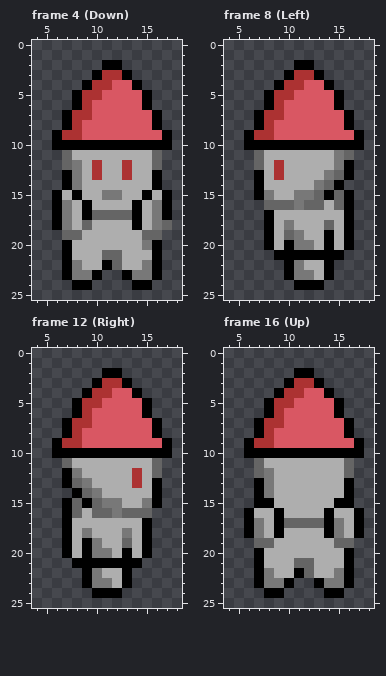
Pixel-art file: Dungeon-Crawler (Godot)/dungeonCrawlerAssets/mageClass.aseprite. Above is the file before it was changed.
24x30 pixels, 16 frames. Colours within 5 levels of each other are drawn and written as one. Shown: frame 4 (Down): x 4..18, y 0..25; frame 8 (Left): x 4..18, y 0..25; frame 12 (Right): x 4..18, y 0..25; frame 16 (Up): x 4..18, y 0..25.
Now the later version:
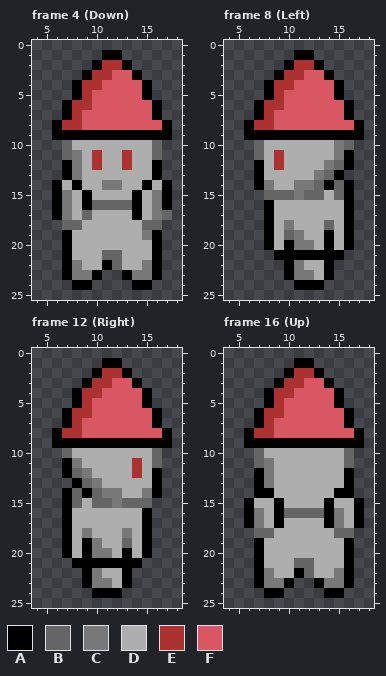
Palette (. is transparent): A #000000  B #656565  C #787878  D #aeaeae  E #ac3232  F #d95763
What changed:
Changed rows in their new state; - is an unchanged pixel.
Frame 4 (Down):
first column x 6:
 1 -----AA-----
 2 ----AEEA----
 3 ---AE-FFA---
 4 --AE-F--FA--
 5 ----F-------
 6 -AE------FA-
 7 ---F--------
 8 AE--------FA
 9 -AAAAAAAAAA-
10 .BDDDDDDDDB.
11 --C-E--E----
12 -A--------A-
13 ----D--D----
14 ADA--CC--ADA
15 -CDA-DD-ADC-
16 ----BBBB----
17 ---BDDDD---B
18 .BBD----DBB.
19 -AD------CA-
20 ---------D--
Frame 8 (Left):
first column x 6:
 1 -----AA-----
 2 ----AEEA----
 3 ---AE-FFA---
 4 --AE-F--FA--
 5 ----F-------
 6 -AE------FA-
 7 ---F--------
 8 AE--------FA
 9 -AAAAAAAAAA-
10 .BDDDDDDDCB.
11 ---E------A-
12 -A------CB--
13 ---D---CBA.-
14 --C--CCBABA-
15 -.BBB-B-D---
16 --ADDDDD-D--
Frame 12 (Right):
first column x 6:
 1 -----AA-----
 2 ----AEEA----
 3 ---AE-FFA---
 4 --AE-F--FA--
 5 ----F-------
 6 -AE------FA-
 7 ---F--------
 8 AE--------FA
 9 -AAAAAAAAAA-
10 .BDDDDDDDDB.
11 -AC-----E---
12 --BC------A-
13 -.ABC---D---
14 -ABABCC--C--
15 ---D-B-BBB.-
16 --D-DDDDDA--
Frame 16 (Up):
first column x 6:
 1 -----AA-----
 2 ----AEEA----
 3 ---AE-FFA---
 4 --AE-F--FA--
 5 ----F-------
 6 -AE------FA-
 7 ---F--------
 8 AE--------FA
 9 -AAAAAAAAAA-
10 .BDDDDDDDDB.
11 --C---------
12 -A--------A-
14 --A------A--
15 ADDA----ADDA
16 -C--BBBB-C--
17 ----DDDD----
18 .BBD----DBB.
19 -AD------DA-
Boxes around the changes in both pictures, in picture pixels (x1, y1, x2, y2):
changed: (52, 50, 172, 250)
changed: (244, 50, 364, 210)
changed: (52, 358, 172, 518)
changed: (244, 358, 364, 548)
